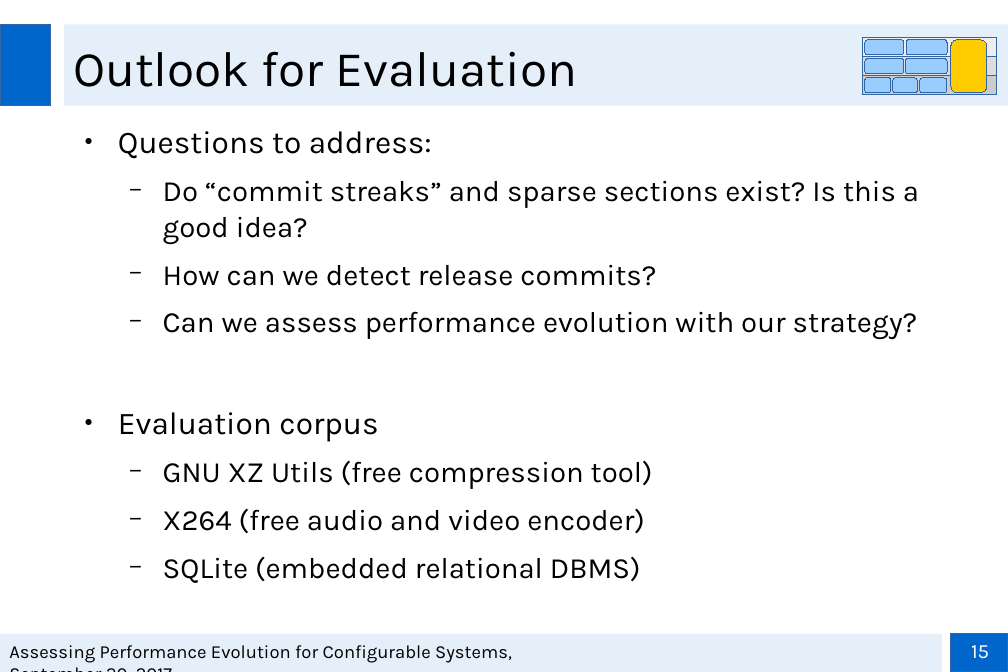
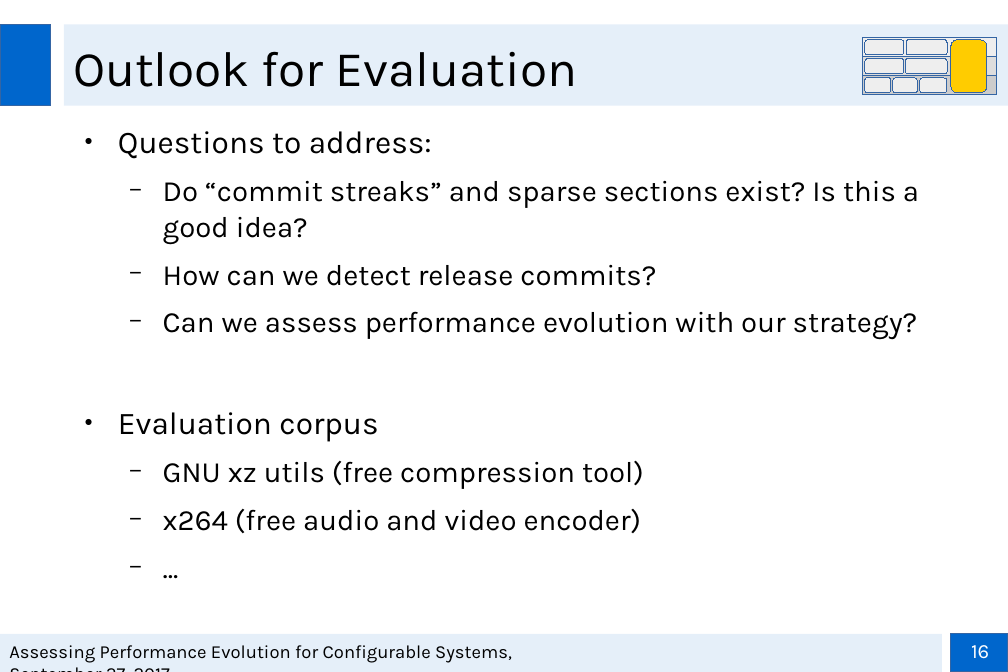
Before and after one commit to smba/msthesis, a slide deck: slide 16 of Presentations/Zwischenpräsentation_MA.odp (slide 15 before the commit). Drawn at 1008x672 pixels with LibreOffice and Linux fonts; fonts in the diff are those of the drawing; background and template pictures are left out. Boxes give left, top, right and bottom in pixels: in the first picture for what was removed or moved away, otherwise in the second. Text is boxed around its words. In the diff, an @@ line names an element or a change of style, - is before the commit and + after.

```diff
--- a/Presentations/Zwischenpräsentation_MA.odp
+++ b/Presentations/Zwischenpräsentation_MA.odp
@@ fill #99CCFF to #EEEEEE in 7 elements at <box>865,40,904,55</box>, <box>907,40,947,55</box>, <box>865,59,904,74</box>, <box>906,59,947,74</box>, <box>865,78,890,93</box>, <box>893,78,918,93</box>, <box>920,78,946,93</box> @@
@@ text at <box>163,461,644,533</box>: text changed @@
-  − GNU XZ Utils (free compression tool)
-  − X264 (free audio and video encoder)
-  − SQLite (embedded relational DBMS)
+  − GNU xz utils (free compression tool)
+  − x264 (free audio and video encoder)
+  − ...
@@ page number at <box>971,645,989,659</box>: text changed @@
-15
+16
```
Also in this commit, not shown: 15 other slides changed, 1 slide added, 1 other file.
